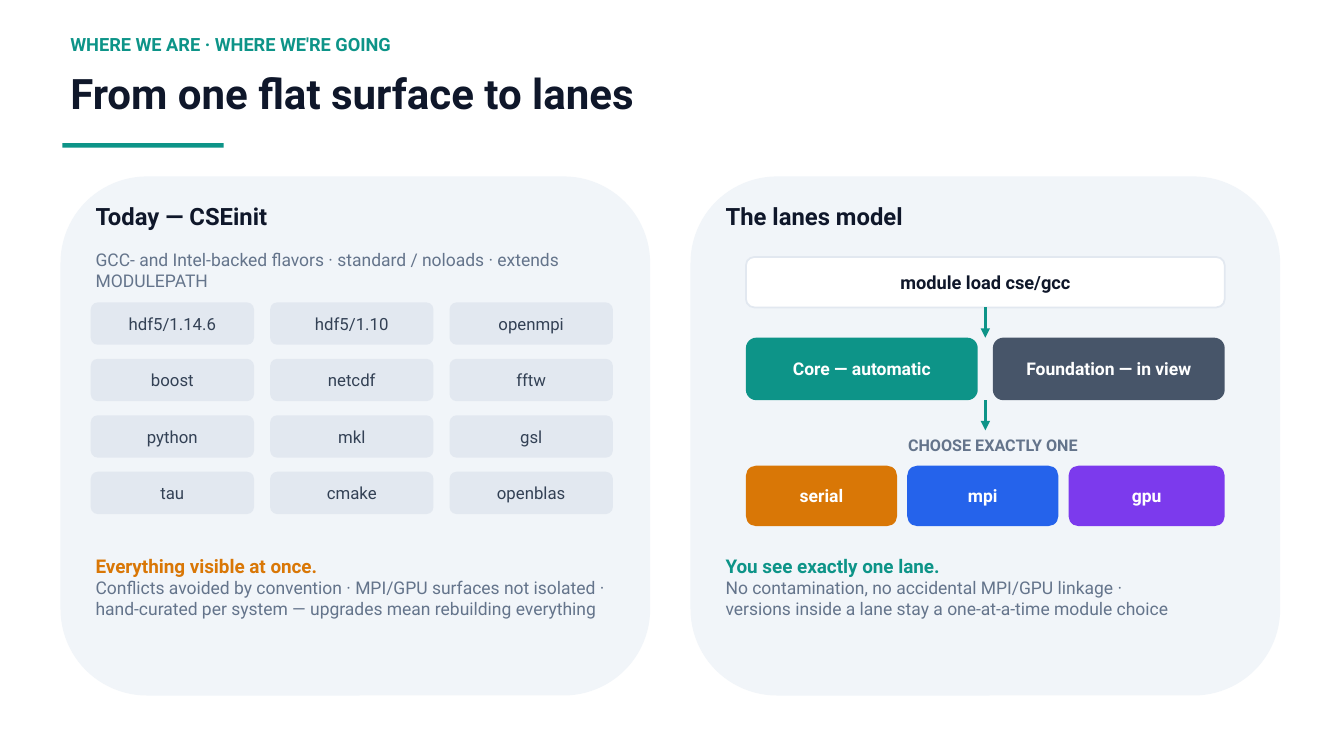
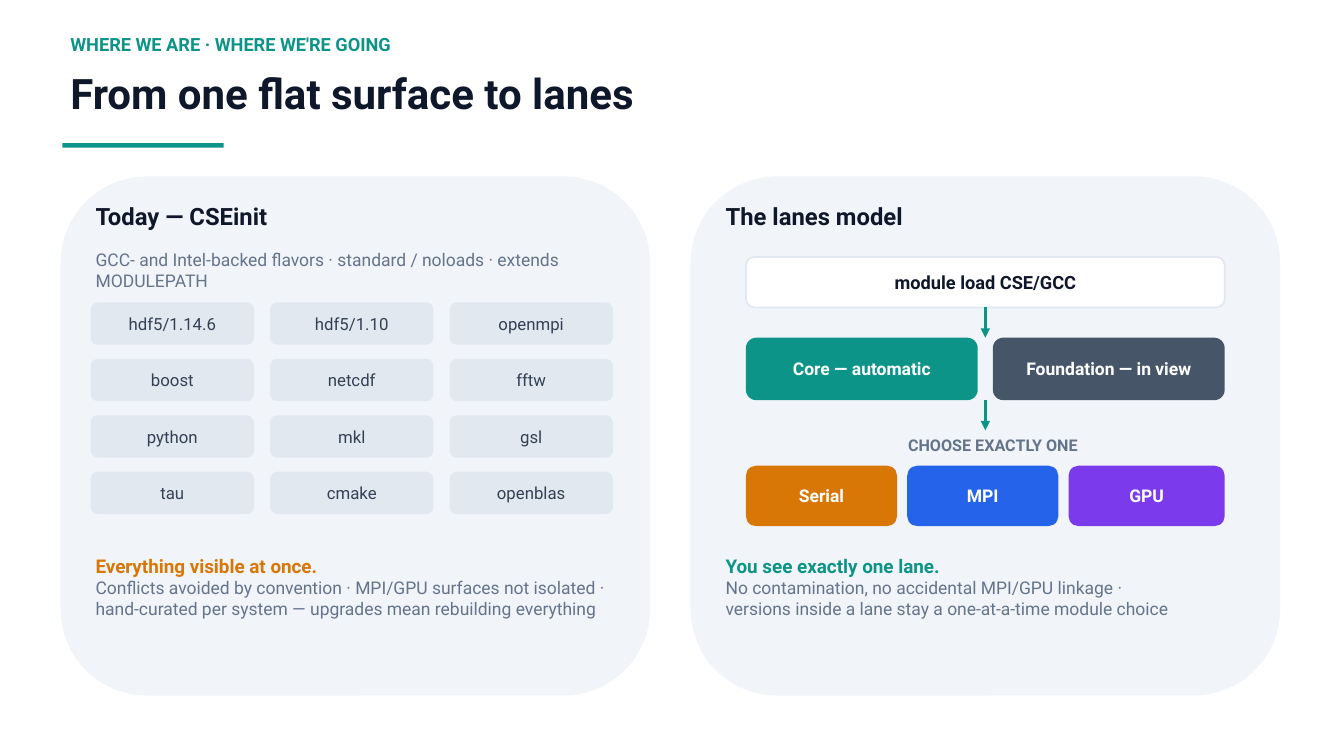
Before and after one commit to ray12514/stack-planning, a slide deck: slide 2 of presentations/cse_lanes_model.pptx. Drawn at 1344x756 pixels with LibreOffice and Linux fonts; fonts in the diff are those of the drawing. Boxes give left, top, right and bottom in pixels: in the first picture for what was removed or moved away, otherwise in the second. Text is boxed around its words. In the diff, an @@ line names an element or a change of style, - is before the commit and + after.

Commit message:
Adopt the two-layer lane naming; update deck vocabulary to match
Public module names are CSE/<Compiler>/<Lane> with capitalized Serial/
MPI/GPU, qualified only when the system is ambiguous (two MPIs ->
MPI-<impl> plus a GPU lane per MPI; two GPU archs -> GPU-<arch>).
Internal rendered lane ids keep the fully-qualified facts for machines
and oracle diffs. Deck slides (lane pills, module load commands, pilot
surfaces, vocabulary cards) updated to the new syntax; verified through
Keynote export.

```diff
--- a/presentations/cse_lanes_model.pptx
+++ b/presentations/cse_lanes_model.pptx
@@ text in rounded rectangle at bbox=[895, 275, 1076, 290]: text changed @@
-module load cse/gcc
+module load CSE/GCC
@@ text in rounded rectangle at bbox=[799, 489, 844, 502]: text changed @@
-serial
+Serial
@@ text in rounded rectangle at bbox=[967, 489, 999, 502]: text changed @@
-mpi
+MPI
@@ text in rounded rectangle at bbox=[1129, 489, 1164, 502]: text changed @@
-gpu
+GPU
```
Also in this commit, not shown: 4 other slides changed, 2 other files.
